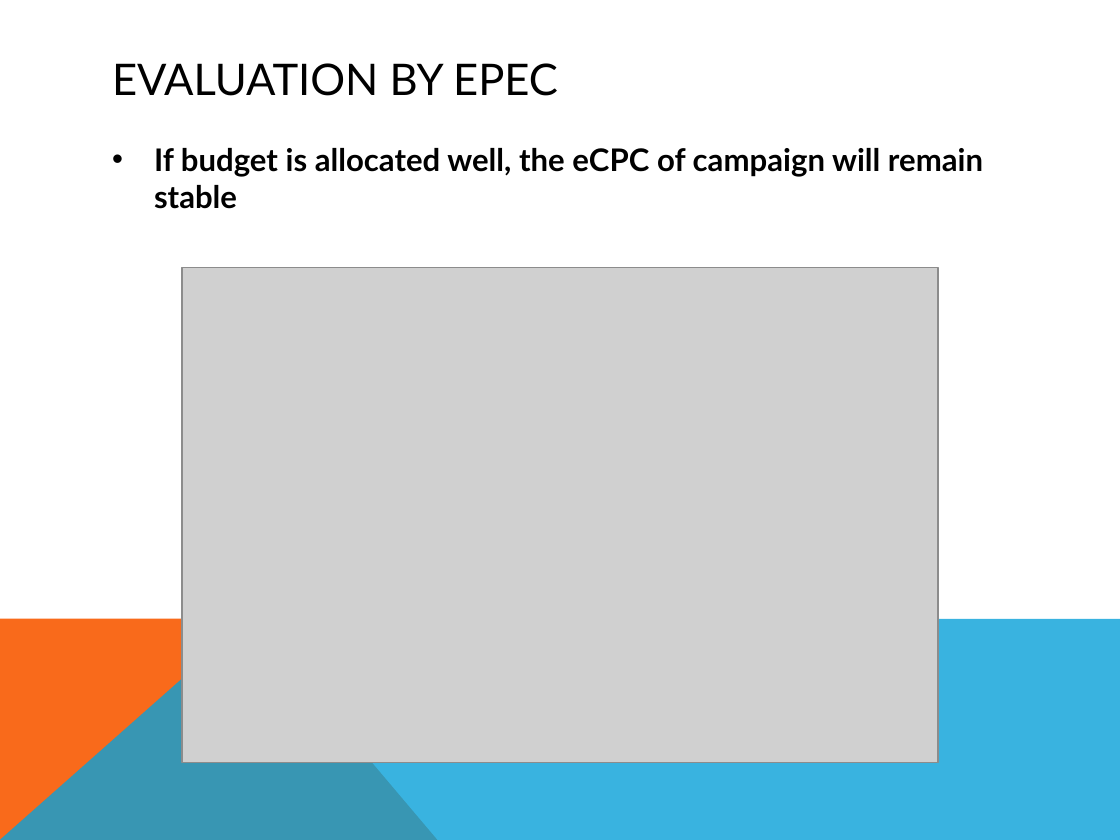
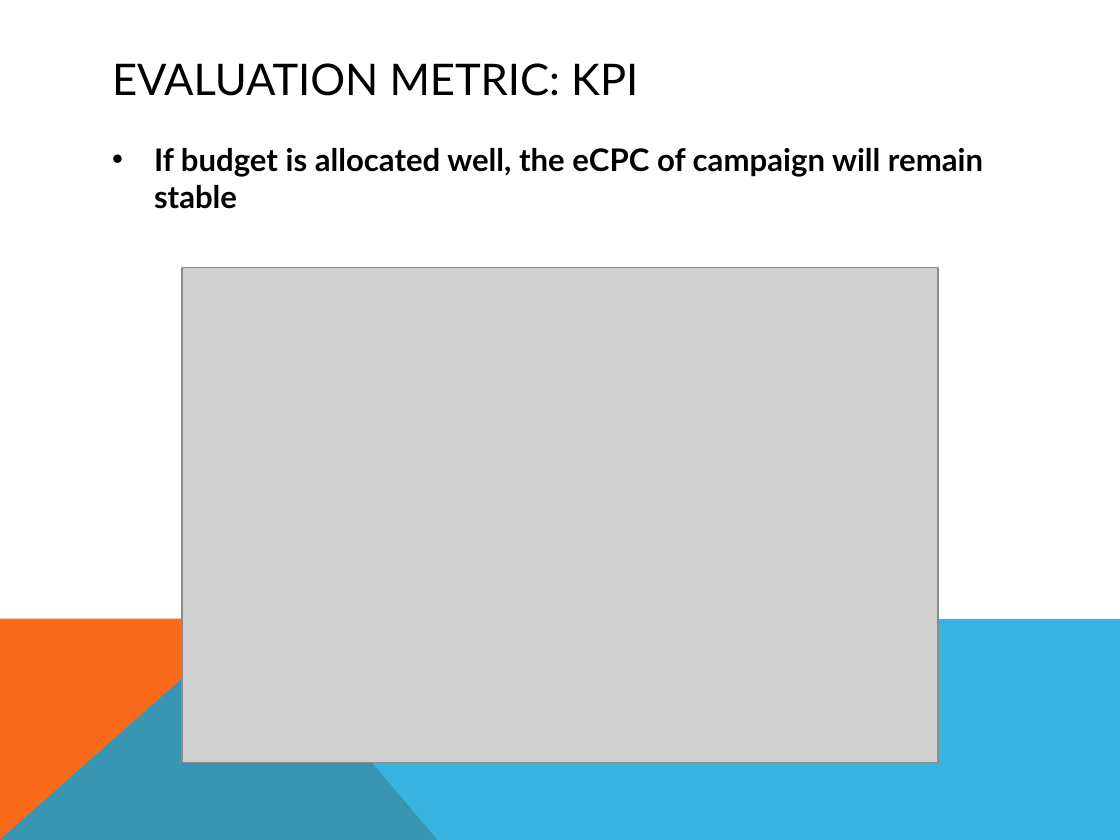
Before and after one commit to PragmaticLab/RTB_Budget_Pacing_Summarized, a slide deck: slide 23 of RTBPacingTechniques.pptx. Drawn at 1120x840 pixels with LibreOffice and Linux fonts; fonts in the diff are those of the drawing; grey boxes stand for pictures. Boxes give left, top, right and bottom in pixels: in the first picture for what was removed or moved away, otherwise in the second. Text is boxed around its words. In the diff, an @@ line names an element or a change of style, - is before the commit and + after.

```diff
--- a/RTBPacingTechniques.pptx
+++ b/RTBPacingTechniques.pptx
@@ title at (112, 63, 638, 96): text changed @@
-EVALUATION BY EPEC
+EVALUATION METRIC: KPI
```
Also in this commit, not shown: 13 other slides changed, 1 slide added, 1 slide removed, 1 other file.
